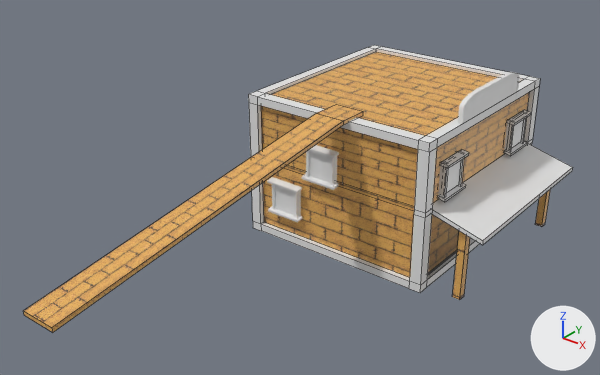
The FBX model Assets/Models/Buildings/saloonbuilding.fbx: old version first, new version second.
Camera for both pictures: a 50 mm camera at (26.8, -45.7, 22.4) aimed at (0.1, -12.3, 1.7). Every picture has the same lights, and +X, +Y and +Z are marked at lower right. Mesh edges are drawn as thin lines on the coarser meshes. Where no turn or scale is listed for an object, it has been applied to the vertices.

In view in the first picture: 'Bank', 'Cube', 'pillar', 'pillar2', 'sIGN', 'window', 'window.003', 'window.004', 'window.005'.
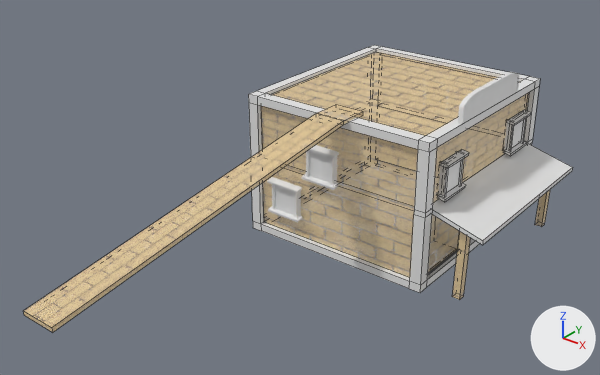
Where the newer file only moved an object's origin or applied its transform, the numbers keep the older frame.

What changed in the scene script:
```text
Change img_woodtile_png:
    img_woodtile_png: load_image('woodtile.png', '../../Materials/GrandCanyon Materials/woodtile.png', 1024, 1024, 'sRGB') -> load_image('woodtile.png', '../../Materials/GrandCanyon Materials/woodtile.png', 1024, 1024, 'Non-Color')
Add mat_wood_001:
    mat_wood_001 = bpy.data.materials.new('wood.001')
    # uses the picture img_woodtile_png
Change me_cube_137:
    where me_cube_137.from_pydata(...)  # 12 vertices, 10 faces; spans x -0.9..1.1, y -23.4..-0.8, z -3.3..-0.1
    remove me_cube_137.materials.append(mat_wood)  # picture img_woodtile_png
    add me_cube_137.materials.append(mat_wood_001)
Change me_cube_124:
    used by ob_bank; location = (-0.36, -1.56, -0.01)
    remove me_cube_124.from_pydata(...)  # 156 vertices, 148 faces; spans x -6.7..9.9, y -7.1..7.1, z -4.9..4.9
    add me_cube_124.from_pydata(...)  # 156 vertices, 148 faces; spans x -6.7..9.9, y -7.1..7.1, z -4.8..4.8
    me_cube_124 part 1: 12 faces spanning x -6.3..6.3, y -6.7..6.7, z -4.3..4.6 switch from mat_wood (picture img_woodtile_png) to mat_wood_001
```

What differs and where, as boxes [x1, y1, x2, y2] in the pictures (600 x 375 px):
'Bank', surface changed (orange to beige)
    both: [250, 49, 550, 280]
'Cube', surface changed, recoloured (orange to beige)
    both: [24, 104, 363, 332]
'pillar2', surface changed (brown to beige)
    both: [452, 231, 470, 300]
'pillar', surface changed
    both: [535, 190, 550, 227]
part 1 of me_cube_124, recoloured (orange to beige)
    both: [261, 52, 529, 277]
